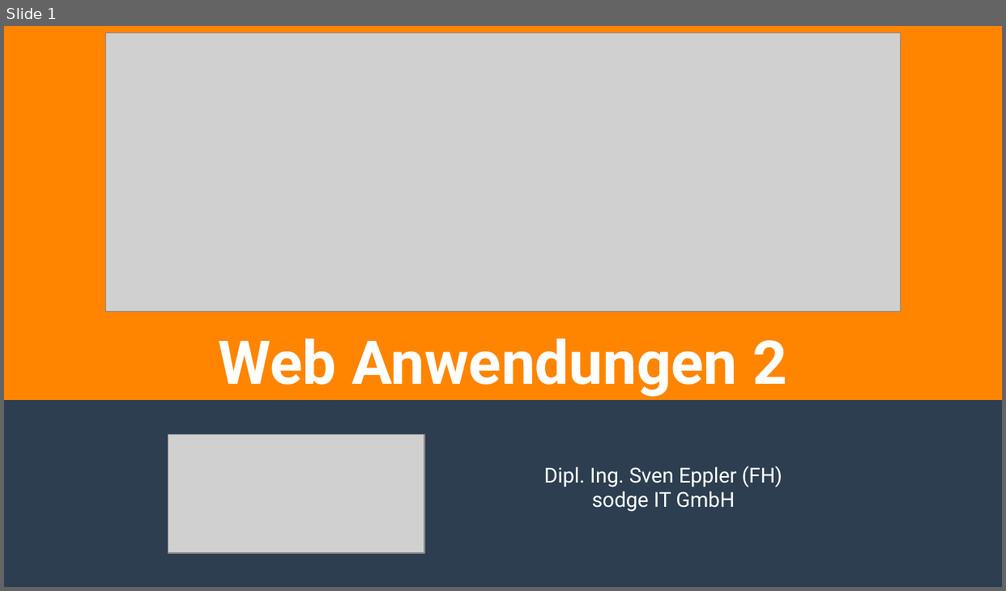
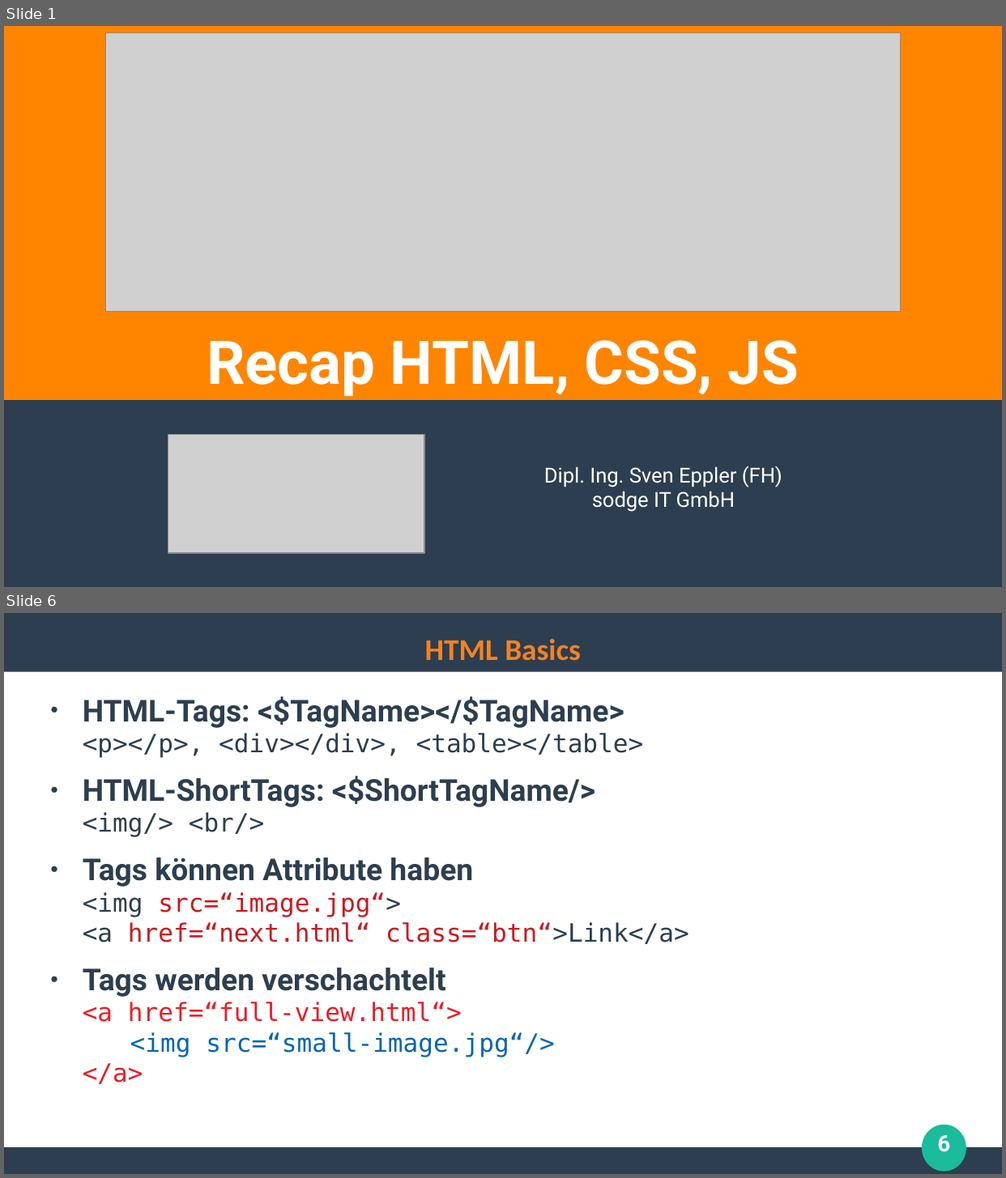
Before and after one commit to ghandmann/HS-AlbSig-WebAnwendungen2, a slide deck: Kapitel/01_Recap_HTML_CSS_JS.odp. Shown one above the other, each under a label of ours: slide 1 before the commit, slides 1 and 6 after it; the slides between them are not shown. The pictures are 1006x591 and 1006x1178 pixels, drawn with LibreOffice and Linux fonts; fonts in the diff are those of the drawing; grey boxes stand for pictures. Boxes give left, top, right and bottom in pixels: in the first picture for what was removed or moved away, otherwise in the second. Text is boxed around its words. In the diff, an @@ line names an element or a change of style, - is before the commit and + after.

```diff
--- a/Kapitel/01_Recap_HTML_CSS_JS.odp
+++ b/Kapitel/01_Recap_HTML_CSS_JS.odp
@@ slide 6 added at (x1=4, y1=613, x2=1002, y2=1174), background #FFFFFF @@
@@ rectangle added at (x1=4, y1=613, x2=1002, y2=672), fill #2C3E50 @@
@@ title added at (x1=425, y1=639, x2=581, y2=661), 24 pt, text #F58220, bold @@
+HTML Basics
@@ text added at (x1=83, y1=696, x2=689, y2=1084), 20 pt, text #2C3E50 @@
+● HTML-Tags: <$TagName></$TagName>
+  <p></p>, <div></div>, <table></table>
+● HTML-ShortTags: <$ShortTagName/>
+  <img/> <br/>
+● Tags können Attribute haben
+  <img src=“image.jpg“>
+  <a href=“next.html“ class=“btn“>Link</a>
+● Tags werden verschachtelt
+  <a href=“full-view.html“>
+  <img src=“small-image.jpg“/>
+  </a>
@@ ellipse added at (x1=923, y1=1125, x2=966, y2=1172), fill #1ABC9C @@
@@ page number added at (x1=937, y1=1135, x2=950, y2=1152), 18 pt, text #FFFFFF, bold @@
+6
@@ rectangle added at (x1=4, y1=1148, x2=1002, y2=1174), fill #2C3E50 @@
@@ slide 1 changed as well @@
@@ title at (x1=206, y1=340, x2=799, y2=396): text changed @@
-Web Anwendungen 2
+Recap HTML, CSS, JS
```
Also in this commit, not shown: 23 other slides added, 2 slides removed, 7 other files.
